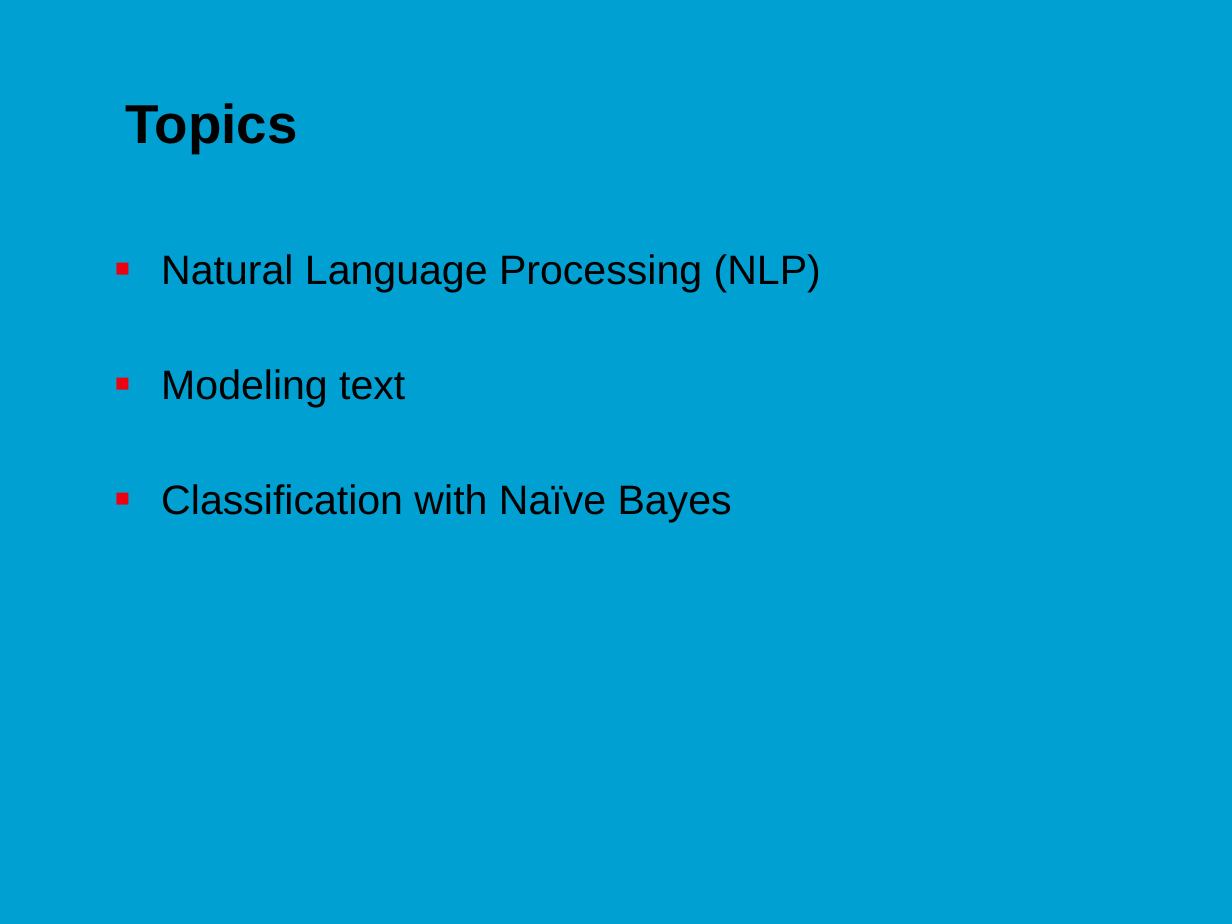
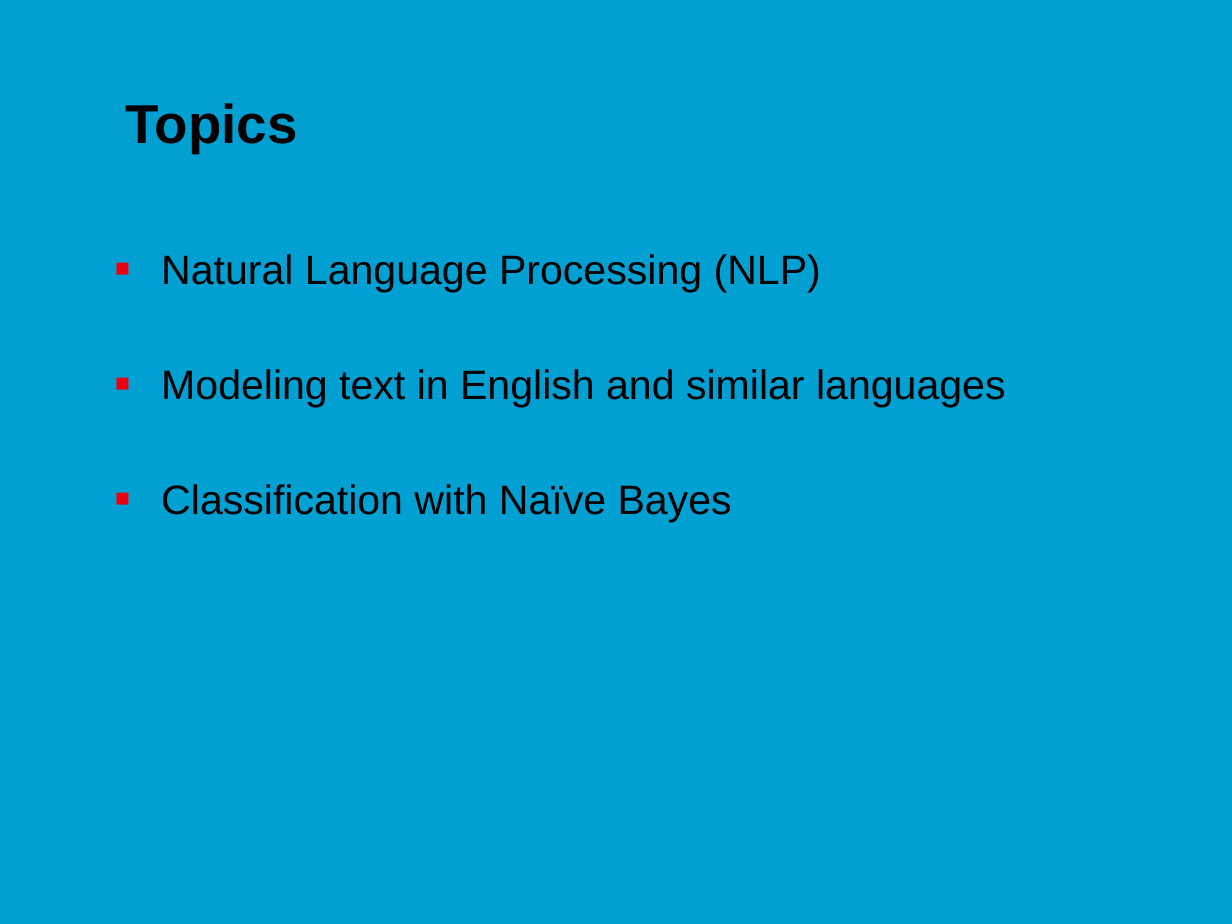
Before and after one commit to jonasmoons/data-driven-learning, a slide deck: slide 3 of slides/Week 6 - text mining.pptx. Drawn at 1232x924 pixels with LibreOffice and Linux fonts; fonts in the diff are those of the drawing; background and template pictures are left out. Boxes give left, top, right and bottom in pixels: in the first picture for what was removed or moved away, otherwise in the second. Text is boxed around its words. In the diff, an @@ line names an element or a change of style, - is before the commit and + after.

```diff
--- a/slides/Week 6 - text mining.pptx
+++ b/slides/Week 6 - text mining.pptx
@@ text at (161,369,1006,407): text changed @@
-■ Modeling text
+■ Modeling text in English and similar languages
```
Also in this commit, not shown: 12 other slides changed, 2 slides added, 1 slide removed, 3 other files.
